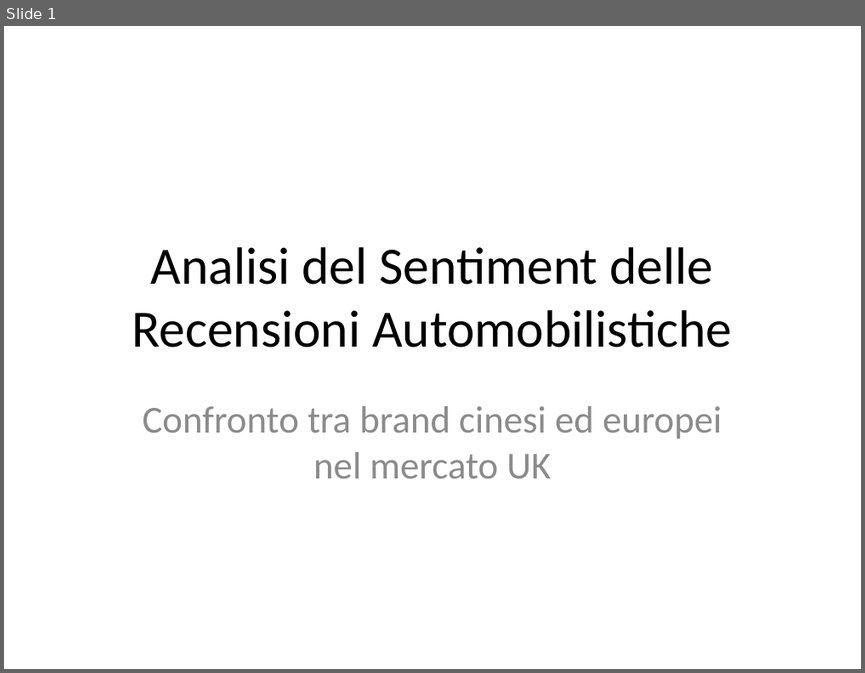
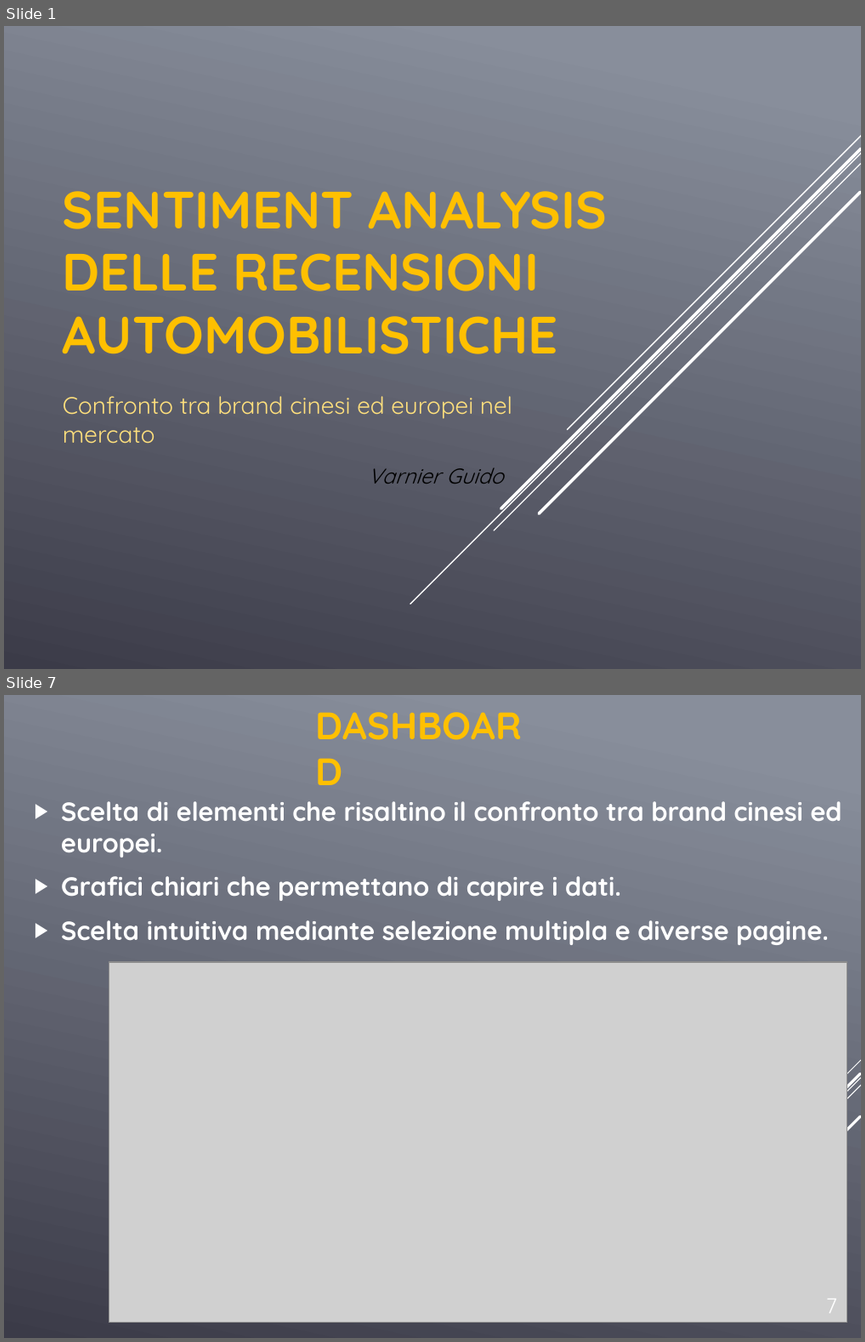
Before and after one commit to GuidoGTX/rossato_job, a slide deck: Analisi_Sentiment_Recensioni.pptx. Shown one above the other, each under a label of ours: slide 1 before the commit, slides 1 and 7 after it; the slides between them are not shown. The pictures are 865x673 and 865x1342 pixels, drawn with LibreOffice and Linux fonts; fonts in the diff are those of the drawing; grey boxes stand for pictures. Boxes give left, top, right and bottom in pixels: in the first picture for what was removed or moved away, otherwise in the second. Text is boxed around its words. In the diff, an @@ line names an element or a change of style, - is before the commit and + after.

```diff
--- a/Analisi_Sentiment_Recensioni.pptx
+++ b/Analisi_Sentiment_Recensioni.pptx
@@ slide 7 added at [4, 695, 861, 1338], background gradient #888E9B to #3C3C49 @@
@@ title added at [307, 710, 557, 785], 32 pt, text #FFC000, bold @@
+DASHBOARD
@@ text added at [61, 801, 842, 945], 22 pt, text #FFFFFF, bold @@
+▶ Scelta di elementi che risaltino il confronto tra brand cinesi ed europei.
+▶ Grafici chiari che permettano di capire i dati.
+▶ Scelta intuitiva mediante selezione multipla e diverse pagine.
@@ picture added at [109, 962, 846, 1322] @@
@@ group added at [630, 1060, 861, 1310]: 5 lines @@
@@ text added at [826, 1299, 837, 1313], 18 pt, text #FFFFFF @@
+7
@@ slide 1 changed as well @@
@@ background #FFFFFF to gradient #888E9B to #3C3C49 @@
@@ title "SENTIMENT ANALYSIS DELLE RECENSIONI AUTOMOBILISTICHE" at [63, 191, 607, 354]: vertical alignment middle to bottom @@
@@ title at [63, 191, 607, 354]: text changed; font Calibri to Quicksand; text colour #000000 to #FFC000; bold on @@
-Analisi del Sentiment delle Recensioni Automobilistiche
+SENTIMENT ANALYSIS DELLE RECENSIONI AUTOMOBILISTICHE
@@ group added at [410, 136, 861, 603]: 5 lines @@
@@ subtitle at [63, 396, 512, 443]: text changed; size 32 to 20 pt; font Calibri to Quicksand; text colour #8C8C8C to #FFE07D @@
-Confronto tra brand cinesi ed europei nel mercato UK
+Confronto tra brand cinesi ed europei nel mercato
@@ text added at [368, 468, 503, 483], 18 pt, text #000000, italic @@
+Varnier Guido
```
Also in this commit, not shown: 7 other slides added, 4 slides removed.
